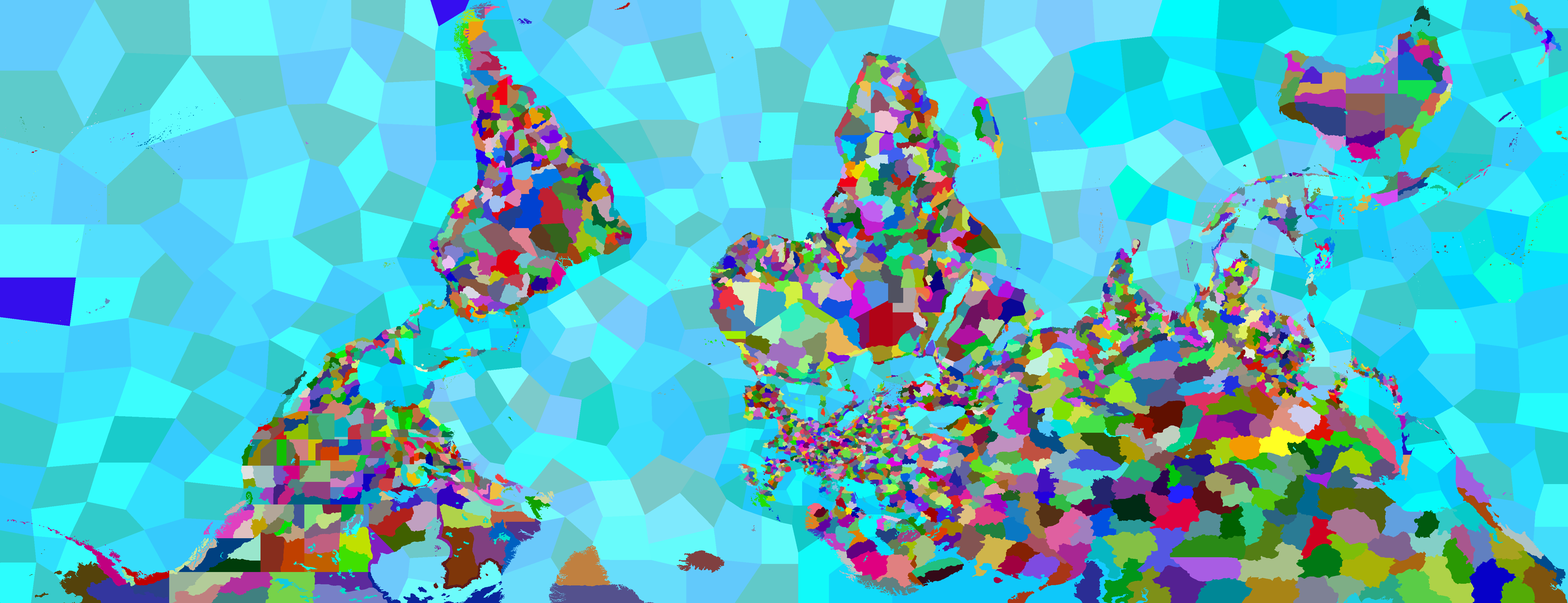
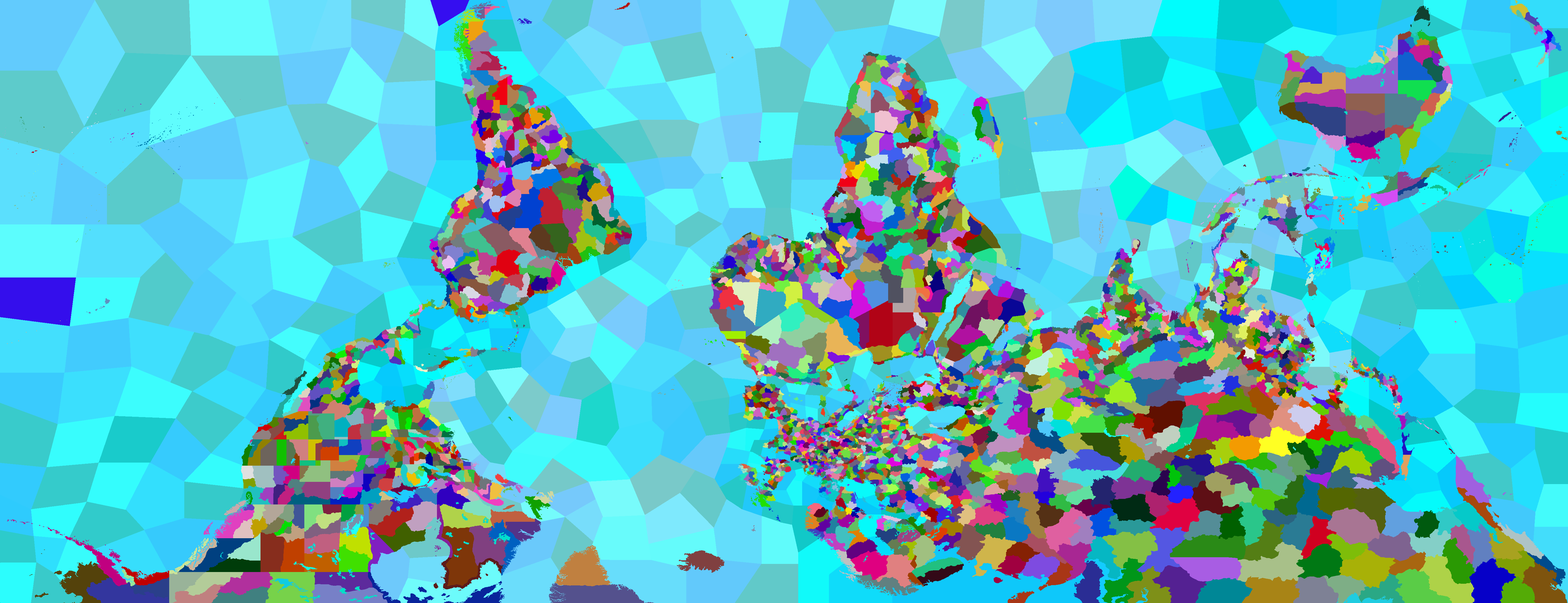
Before/after of a 1568px x 603px layered artwork. What changed in the layer stack:
painted on "provinces.bmp #1" over bbox(1311, 397, 1350, 417)
